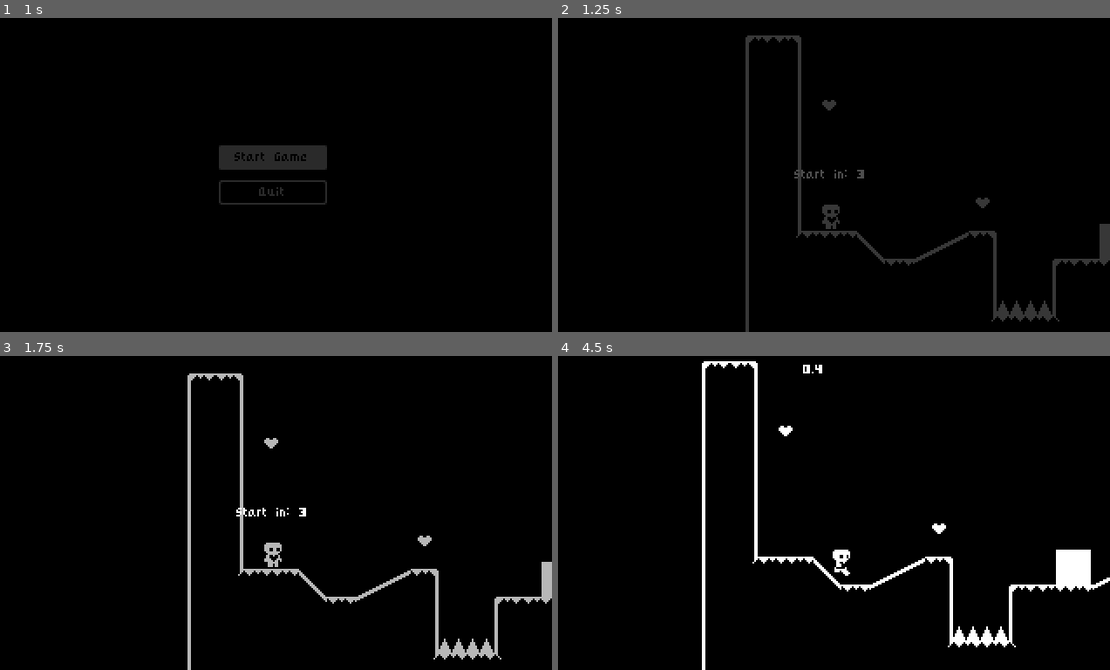
Above: before the commit, frames 1-4 (two rows, left to right).
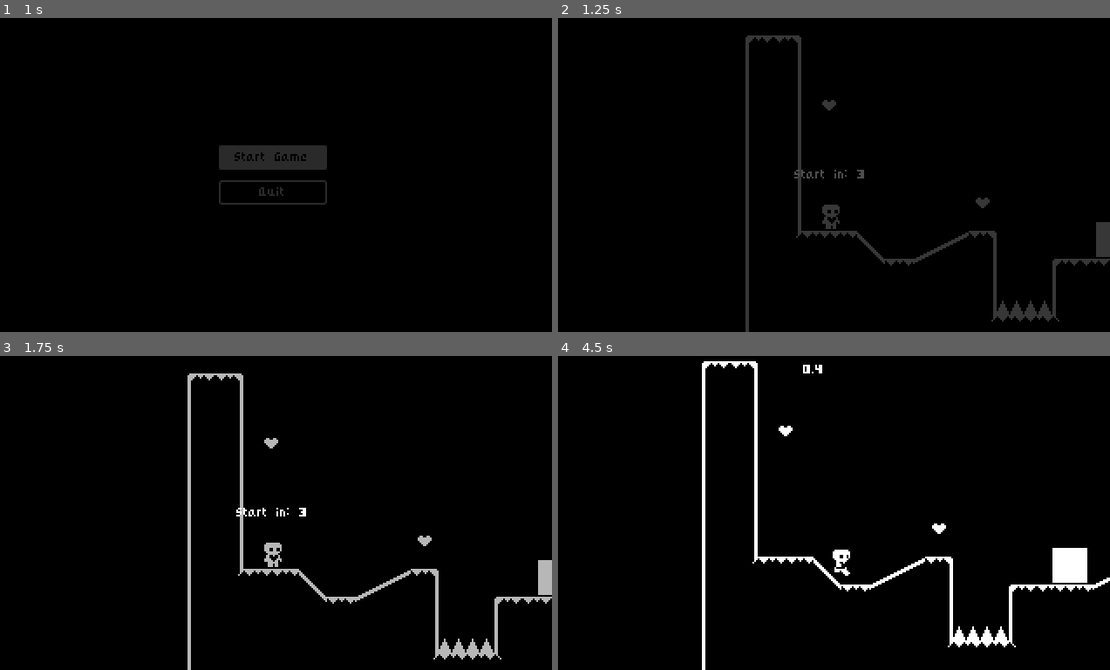
Above: after the commit, the same moments.

Repository: Lesosa12/Metroidvania
Game: Godot game, scene res://Scenes/start_menu.tscn
Same seed, same stepped clock (60 frames per second), same inputs: the game is played once before the commit and once after it.
Inputs:
- Up to frame 1 (1 s): click "Start Game" at 0.5 s
- Up to frame 2 (1.25 s): no input
- Up to frame 3 (1.75 s): hold Right (move_right) from 1.28 s (still down); tap Up (jump) at 1.52 s
- Up to frame 4 (4.5 s): tap Enter at 2, 3.5 s; tap Up (jump) at 2.27, 3.77 s; tap Space at 2.75 s; release Right (move_right) at 2.78 s; hold Left (move_left) 2.78-3.53 s; hold Right (move_right) from 3.53 s (still down)

Frame 1 is identical in both runs. In frame 2, less than 0.1% of the frame differs, in the area x 97-100%, y 65-77%; in frame 3, less than 0.1%; in frame 4, 0.2%, in the area x 89-97%, y 61-73%.
Error after the commit: Parse Error: Identifier "spawnPointName" not declared in the current scope. (res://Scripts/door.gd:23)

Commit message:
work of 3-14
yippee pi day

Diff:
--- a/Heart-Platformer-Godot-4-main/Scenes/door.tscn
+++ b/Heart-Platformer-Godot-4-main/Scenes/door.tscn
@@ -8,6 +8,8 @@
 collision_layer = 8
 collision_mask = 2
 script = ExtResource("1_thyox")
+nextScene = "res://Scenes/level_two.tscn"
+connectedSpawnPoint = null
 
 [node name="CollisionShape2D" type="CollisionShape2D" parent="."]
 shape = SubResource("RectangleShape2D_4ku7c")
--- a/Heart-Platformer-Godot-4-main/Scenes/level_one.tscn
+++ b/Heart-Platformer-Godot-4-main/Scenes/level_one.tscn
@@ -45,6 +45,4 @@
 layer_1/tile_data = PackedInt32Array(458758, 262145, 0, 458757, 196609, 0, 458755, 393218, 0, 458766, 262145, 0, 458765 …(217 unchanged characters)…
 
 [node name="Door" parent="." index="14" instance=ExtResource("6_oudme")]
-position = Vector2(197, 118)
-nextScene = "res://Scenes/level_two.tscn"
-doorName = "door1"
+position = Vector2(195, 117)
--- a/Heart-Platformer-Godot-4-main/Scenes/level_two.tscn
+++ b/Heart-Platformer-Godot-4-main/Scenes/level_two.tscn
@@ -7,7 +7,7 @@
 [node name="LevelTwo" instance=ExtResource("1_kl5rc")]
 
 [node name="Player" parent="." index="0"]
-position = Vector2(32, 128)
+position = Vector2(136, 25)
 
 [node name="LevelTileMap" parent="." index="2"]
 layer_0/tile_data = PackedInt32Array(655360, 65536, 1, 589824, 65536, 1, 524288, 327680, 2, 458752, 131072, 1, 393216,  …(3583 unchanged characters)…
@@ -54,5 +54,4 @@
 [node name="Spikes6" parent="." index="16" instance=ExtResource("2_ooqc7")]
 position = Vector2(192, 176)
 
-[node name="door1" type="Node2D" parent="." index="18"]
-position = Vector2(121, 25)
+[node name="spawn1" type="Node" parent="." index="18"]
--- a/Heart-Platformer-Godot-4-main/Scripts/door.gd
+++ b/Heart-Platformer-Godot-4-main/Scripts/door.gd
@@ -3,16 +3,35 @@
 # Export the next scene path
 @export var nextScene: String = "" #fill with the scene path like: res://Scenes/level_two.tscn
 # Export the door name
-@export var doorName: String = "" #name door and spawn point something unique to link
+@export var connectedSpawnPoint: String = ""
 
 func _ready():
 	pass
 
-func _on_body_entered(body):
-	print("Body Entered:", body.name)
-	if body.name == "Player":
-		change_scene()
-
 func change_scene():
 	var nextSceneInstance = load(nextScene)
-	get_tree().change_scene_to_packed(nextSceneInstance)
+	if nextSceneInstance == null:
+		print("Error loading scene:", nextScene)
+		return
+
+	var nextSceneNode = nextSceneInstance.instance()
+	if nextSceneNode == null:
+		print("Error instancing scene:", nextScene)
+		return
+
+	# Find the connected spawn point in the next scene
+	var spawnPointPath = "SpawnPoints/" + spawnPointName
+	var spawnPoint = nextSceneNode.get_node(spawnPointPath)
+	if spawnPoint == null:
+		print("Error: Spawn point not found for door:", spawnPointName)
+		return
+
+	# Set the player's spawn point in the next scene
+	var playerNode = nextSceneNode.get_node("PlayerNodeName")
+	if playerNode != null:
+		playerNode.global_position = spawnPoint.global_position
+	else:
+		print("Error: Player node not found in the scene")
+
+	# Change the scene
+	get_tree().change_scene_to_packed(nextSceneNode)
